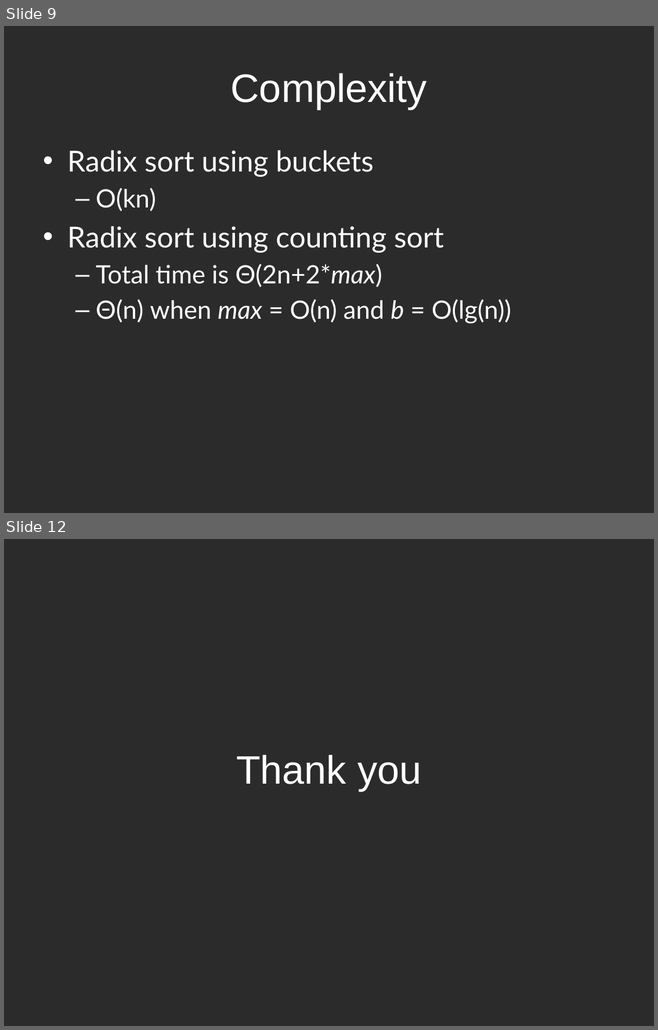
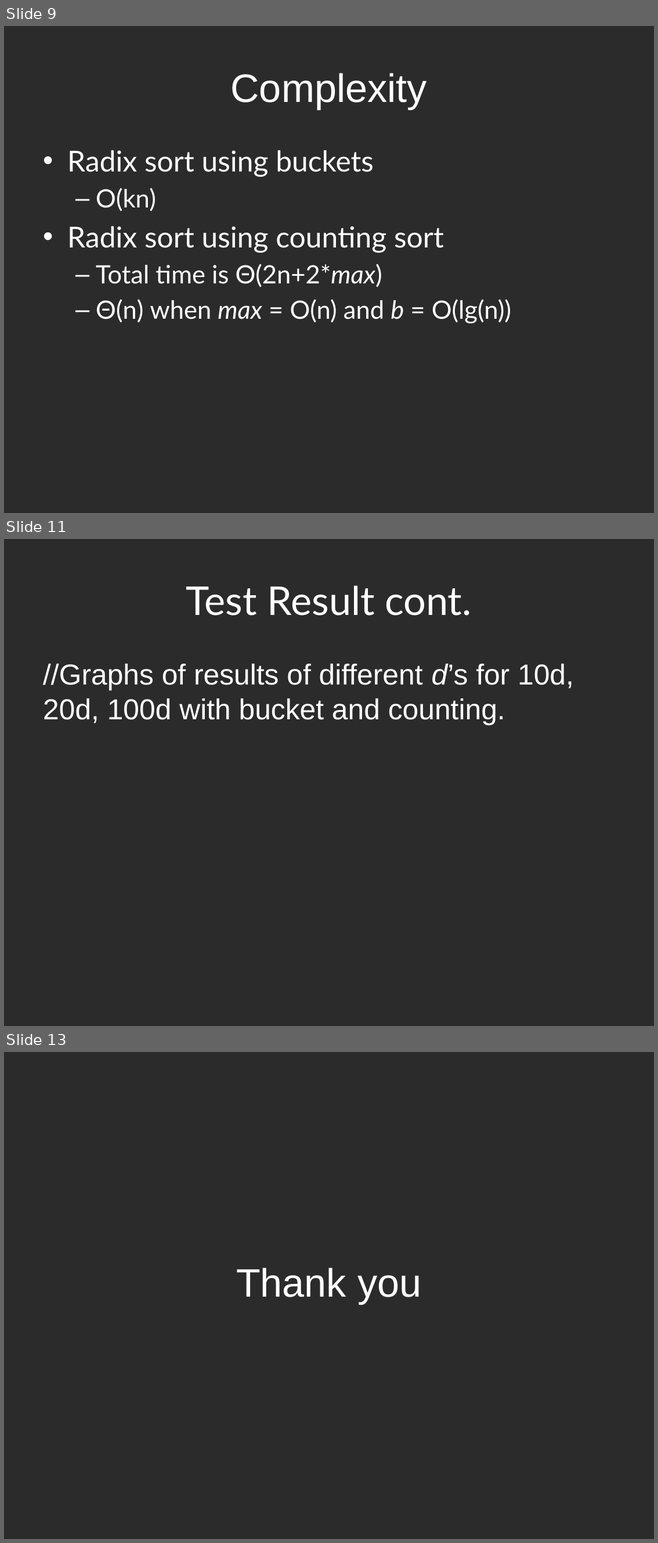
Before and after one commit to hyoshid1/project375, a slide deck: presentation.pptx. Shown one above the other, each under a label of ours: slides 9 and 12 before the commit, slides 9, 11 and 13 after it; the slides between them are not shown. The pictures are 658x1030 and 658x1543 pixels, drawn with LibreOffice and Linux fonts; fonts in the diff are those of the drawing; background and template pictures are left out; a plain dark background stands for a picture behind light text. Boxes give left, top, right and bottom in pixels: in the first picture for what was removed or moved away, otherwise in the second. Text is boxed around its words. In the diff, an @@ line names an element or a change of style, - is before the commit and + after.

```diff
--- a/presentation.pptx
+++ b/presentation.pptx
@@ slide 11 added at <box>4,539,654,1026</box>, background picture (left out) @@
@@ title added at <box>186,585,471,616</box>, 44 pt, text #FFFFFF @@
+Test Result cont.
@@ text added at <box>43,664,574,725</box>, 32 pt, text #FFFFFF @@
+//Graphs of results of different d’s for 10d, 20d, 100d with bucket and counting.
@@ what was slide 12 is now slide 13 @@
```
Also in this commit, not shown: 3 slides changed, 1 other slide added, 1 slide removed.
